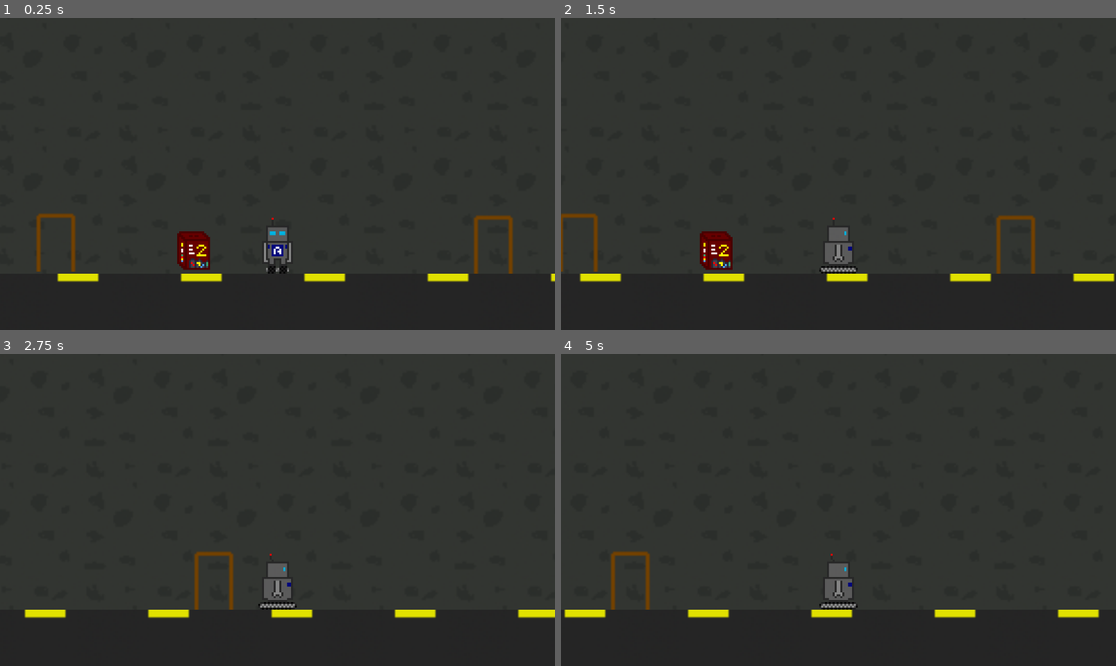
Above: before the commit, frames 1-4 (two rows, left to right).
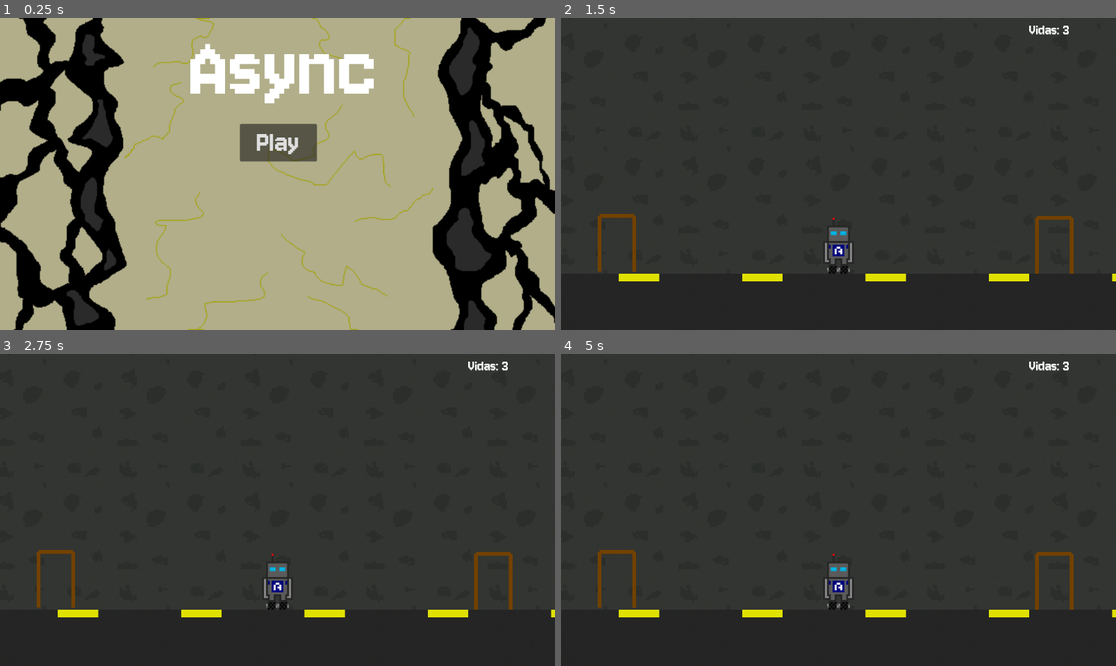
Above: after the commit, the same moments.

Repository: Letacio-Bezerra/Projeto-Games-Fiap
Game: Godot game, scene res://Scenes/menu/menu_inicial.tscn
Same seed, same stepped clock (60 frames per second), same inputs: the game is played once before the commit and once after it. Before the commit the project starts from res://Scenes/levels/level_hub.tscn.
Inputs (mouse positions are in pixels of both pictures, inside the frame that each line leads up to):
- Up to frame 1 (0.25 s): no input
- Up to frame 2 (1.5 s): click (838, 142) at 0.5 s, where only the run after the commit has a clickable "Play"; hold D (right) from 1.28 s (still down); tap E (interact) at 1.35 s
- Up to frame 3 (2.75 s): keep holding D (right); tap Space (jump) at 1.52, 2.27 s; tap Enter at 2 s; tap E (interact) at 2.1 s
- Up to frame 4 (5 s): release D (right) at 2.78 s; hold A (left) 2.78-3.53 s; tap E (interact) at 2.85, 3.6, 4.35 s; hold D (right) from 3.53 s (still down); tap Space (jump) at 3.77, 4.25, 4.52 s; tap Escape (pause, bound only after the commit) at 4.9 s

The runs differ from the first frame. In frame 1, 96% of the frame differs, in the area x 0-100%, y 0-100%; in frame 2, 4.0%; in frame 3, 2.9%; in frame 4, 3.2%.

Commit message:
alterações

Diff:
--- a/ac-1-2-tri/Scenes/collectibles/dois.tscn
+++ b/ac-1-2-tri/Scenes/collectibles/powerup/powerup_speed.tscn
@@ -1,38 +1,38 @@
 [gd_scene format=3 uid="uid://0rkkr3amh87s"]
 
-[ext_resource type="Script" uid="uid://cs3wtuhdwtc1e" path="res://Scripts/colecionaveis.gd" id="1_5jj65"]
-[ext_resource type="Texture2D" uid="uid://duscdhtm5mkto" path="res://Assets/Pixel art/colecionaveis/colecionavel_dois.png" id="2_7nw6x"]
+[ext_resource type="Script" uid="uid://dii0qcmb4b48e" path="res://Scripts/powerup_speed.gd" id="1_uow3g"]
+[ext_resource type="Texture2D" uid="uid://duscdhtm5mkto" path="res://Assets/Pixel art/colecionaveis/colecionavel_dois.png" id="2_mk7kq"]
 
 [sub_resource type="AtlasTexture" id="AtlasTexture_8rsj1"]
-atlas = ExtResource("2_7nw6x")
+atlas = ExtResource("2_mk7kq")
 region = Rect2(0, 0, 32, 32)
 
 [sub_resource type="AtlasTexture" id="AtlasTexture_b4ru6"]
-atlas = ExtResource("2_7nw6x")
+atlas = ExtResource("2_mk7kq")
 region = Rect2(32, 0, 32, 32)
 
 [sub_resource type="AtlasTexture" id="AtlasTexture_23q14"]
-atlas = ExtResource("2_7nw6x")
+atlas = ExtResource("2_mk7kq")
 region = Rect2(64, 0, 32, 32)
 
 [sub_resource type="AtlasTexture" id="AtlasTexture_ebv71"]
-atlas = ExtResource("2_7nw6x")
+atlas = ExtResource("2_mk7kq")
 region = Rect2(0, 32, 32, 32)
 
 [sub_resource type="AtlasTexture" id="AtlasTexture_ci52y"]
-atlas = ExtResource("2_7nw6x")
+atlas = ExtResource("2_mk7kq")
 region = Rect2(32, 32, 32, 32)
 
 [sub_resource type="AtlasTexture" id="AtlasTexture_lp1rh"]
-atlas = ExtResource("2_7nw6x")
+atlas = ExtResource("2_mk7kq")
 region = Rect2(64, 32, 32, 32)
 
 [sub_resource type="AtlasTexture" id="AtlasTexture_c77vn"]
-atlas = ExtResource("2_7nw6x")
+atlas = ExtResource("2_mk7kq")
 region = Rect2(0, 64, 32, 32)
 
 [sub_resource type="AtlasTexture" id="AtlasTexture_htwk6"]
-atlas = ExtResource("2_7nw6x")
+atlas = ExtResource("2_mk7kq")
 region = Rect2(32, 64, 32, 32)
 
 [sub_resource type="SpriteFrames" id="SpriteFrames_2gsyj"]
@@ -80,8 +80,8 @@
 scale_max = 4.0
 color = Color(1, 0.84313726, 0, 1)
 
-[node name="dois" type="Area2D" unique_id=549571150]
-script = ExtResource("1_5jj65")
+[node name="powerup_speed" type="Area2D" unique_id=549571150]
+script = ExtResource("1_uow3g")
 
 [node name="AnimatedSprite2D" type="AnimatedSprite2D" parent="." unique_id=869839013]
 texture_filter = 1
--- /dev/null
+++ b/ac-1-2-tri/Scenes/hud.tscn
@@ -0,0 +1,28 @@
+[gd_scene format=3 uid="uid://cj3jd1rf2be14"]
+
+[ext_resource type="FontFile" uid="uid://bnn85akxy08ce" path="res://Assets/fonts/Jersey10-Regular.ttf" id="1_e0onf"]
+[ext_resource type="Script" uid="uid://cjmku5ixm1hqn" path="res://Scripts/hud.gd" id="1_fccik"]
+
+[sub_resource type="LabelSettings" id="LabelSettings_fccik"]
+font = ExtResource("1_e0onf")
+font_size = 32
+
+[node name="hud" type="CanvasLayer" unique_id=1489425925]
+script = ExtResource("1_fccik")
+
+[node name="Control" type="Control" parent="." unique_id=1184617384]
+layout_mode = 3
+anchors_preset = 15
+anchor_right = 1.0
+anchor_bottom = 1.0
+grow_horizontal = 2
+grow_vertical = 2
+
+[node name="HealthLabel" type="Label" parent="Control" unique_id=1652654266]
+layout_mode = 0
+offset_left = 972.0
+offset_top = 8.0
+offset_right = 1023.0
+offset_bottom = 43.0
+text = "Vida:"
+label_settings = SubResource("LabelSettings_fccik")
--- a/ac-1-2-tri/Scenes/levels/level_0.tscn
+++ b/ac-1-2-tri/Scenes/levels/level_0.tscn
@@ -5,6 +5,10 @@
 [ext_resource type="PackedScene" uid="uid://yef2kcxrl77p" path="res://Scenes/door.tscn" id="3_qikqb"]
 [ext_resource type="PackedScene" uid="uid://t4eba58qrakf" path="res://Scenes/player.tscn" id="4_r44gs"]
 [ext_resource type="PackedScene" uid="uid://dthnw1ioegt41" path="res://Scenes/enemys/enemy_clark.tscn" id="5_ci66b"]
+[ext_resource type="PackedScene" uid="uid://cj3jd1rf2be14" path="res://Scenes/hud.tscn" id="6_wtmes"]
+[ext_resource type="PackedScene" uid="uid://duhe7tinigiw0" path="res://Scenes/menu/pause_menu.tscn" id="7_qikqb"]
+[ext_resource type="PackedScene" uid="uid://u5jm617hdx4s" path="res://Scenes/collectibles/cadeira.tscn" id="8_r44gs"]
+[ext_resource type="PackedScene" uid="uid://7508cx8501j6" path="res://Scenes/collectibles/hat_clark.tscn" id="9_ci66b"]
 
 [sub_resource type="TileSetAtlasSource" id="TileSetAtlasSource_pspvu"]
 texture = ExtResource("2_wtmes")
@@ -77,3 +81,13 @@
 
 [node name="Enemy_Clark" parent="." unique_id=2076807190 instance=ExtResource("5_ci66b")]
 position = Vector2(72, -32)
+
+[node name="hud" parent="." unique_id=1489425925 instance=ExtResource("6_wtmes")]
+
+[node name="pause_menu" parent="." unique_id=364659798 instance=ExtResource("7_qikqb")]
+
+[node name="Cadeira" parent="." unique_id=2124686556 instance=ExtResource("8_r44gs")]
+position = Vector2(340, -12)
+
+[node name="hat_clark" parent="." unique_id=689328562 instance=ExtResource("9_ci66b")]
+position = Vector2(162, -69)
--- a/ac-1-2-tri/Scenes/levels/level_1.tscn
+++ b/ac-1-2-tri/Scenes/levels/level_1.tscn
@@ -9,6 +9,9 @@
 [ext_resource type="PackedScene" uid="uid://t4eba58qrakf" path="res://Scenes/player.tscn" id="7_lsmp6"]
 [ext_resource type="Texture2D" uid="uid://uu3fopl2reep" path="res://Assets/Pixel art/level_run/luz_runlevel.png" id="8_xrdnt"]
 [ext_resource type="PackedScene" uid="uid://b4qct6ia0rpod" path="res://Scenes/enemys/enemy_mono_bola.tscn" id="9_wrinw"]
+[ext_resource type="PackedScene" uid="uid://cj3jd1rf2be14" path="res://Scenes/hud.tscn" id="10_s5b24"]
+[ext_resource type="PackedScene" uid="uid://duhe7tinigiw0" path="res://Scenes/menu/pause_menu.tscn" id="11_sskdo"]
+[ext_resource type="PackedScene" uid="uid://0rkkr3amh87s" path="res://Scenes/collectibles/powerup/powerup_speed.tscn" id="12_041ro"]
 
 [sub_resource type="TileSetAtlasSource" id="TileSetAtlasSource_chwpn"]
 texture = ExtResource("1_6444e")
@@ -178,3 +181,10 @@
 autoplay = "luz"
 frame = 1
 frame_progress = 0.80301154
+
+[node name="hud" parent="." unique_id=1489425925 instance=ExtResource("10_s5b24")]
+
+[node name="pause_menu" parent="." unique_id=364659798 instance=ExtResource("11_sskdo")]
+
+[node name="powerup_speed" parent="." unique_id=549571150 instance=ExtResource("12_041ro")]
+position = Vector2(-304, -13)
--- a/ac-1-2-tri/Scenes/levels/level_hub.tscn
+++ b/ac-1-2-tri/Scenes/levels/level_hub.tscn
@@ -1,12 +1,15 @@
 [gd_scene format=4 uid="uid://bqb6fhsw3n0gf"]
 
 [ext_resource type="Texture2D" uid="uid://ddxpvr1u8d5ip" path="res://Assets/Pixel art/wall_spritesheet.png" id="1_gjady"]
+[ext_resource type="Script" uid="uid://brq2t7veiqygb" path="res://Scripts/game_manager.gd" id="1_wakeg"]
 [ext_resource type="Texture2D" uid="uid://cipc7bvu7m7fl" path="res://Assets/Pixel art/SpriteSheet.png" id="2_fpj8y"]
 [ext_resource type="Texture2D" uid="uid://cqbdrwdw6puju" path="res://Assets/Pixel art/floor_spritesheet.png" id="3_axtit"]
 [ext_resource type="Texture2D" uid="uid://ckwym4bm5yudf" path="res://Assets/Pixel art/floor_spritesheet2.png" id="4_addt8"]
 [ext_resource type="PackedScene" uid="uid://yef2kcxrl77p" path="res://Scenes/door.tscn" id="5_wakeg"]
 [ext_resource type="PackedScene" uid="uid://t4eba58qrakf" path="res://Scenes/player.tscn" id="6_ejglo"]
-[ext_resource type="PackedScene" uid="uid://0rkkr3amh87s" path="res://Scenes/collectibles/dois.tscn" id="7_fpj8y"]
+[ext_resource type="PackedScene" uid="uid://cj3jd1rf2be14" path="res://Scenes/hud.tscn" id="8_axtit"]
+[ext_resource type="PackedScene" uid="uid://cghw8bjbappmy" path="res://Scenes/collectibles/six_seven.tscn" id="10_ejglo"]
+[ext_resource type="PackedScene" uid="uid://duhe7tinigiw0" path="res://Scenes/menu/pause_menu.tscn" id="10_wakeg"]
 
 [sub_resource type="TileSetAtlasSource" id="TileSetAtlasSource_0f350"]
 texture = ExtResource("1_gjady")
@@ -136,26 +139,31 @@
 [node name="levelHub" type="Node2D" unique_id=1302099579]
 texture_filter = 1
 
-[node name="level_hub" type="Node" parent="." unique_id=2062065980]
+[node name="GameManager" type="Node2D" parent="." unique_id=1873018717]
+script = ExtResource("1_wakeg")
 
-[node name="wall" type="TileMapLayer" parent="level_hub" unique_id=2116998693]
+[node name="wall" type="TileMapLayer" parent="." unique_id=2116998693]
 tile_map_data = PackedByteArray("AADi/wAAAAABAAAAAADj/wAAAAABAAAAAADk/wAAAAABAAAAAADl/wAAAAABAAAAAADm/wAAAAABAAAAAADn/w …(8016 unchanged characters)…
 tile_set = SubResource("TileSet_8c0lf")
 
-[node name="floor" type="TileMapLayer" parent="level_hub" unique_id=190787766]
+[node name="floor" type="TileMapLayer" parent="." unique_id=190787766]
 tile_map_data = PackedByteArray("AAAAAAEAAgABAAAAAAD//wEAAgAAAAAAAAD+/wEAAgABAAAAAAD9/wEAAgAAAAAAAAD8/wEAAgABAAAAAAD7/w …(15760 unchanged characters)…
 tile_set = SubResource("TileSet_81xng")
 
-[node name="Door2" parent="level_hub" unique_id=979792855 instance=ExtResource("5_wakeg")]
+[node name="Door2" parent="." unique_id=979792855 instance=ExtResource("5_wakeg")]
 position = Vector2(-92, 15)
 target_scene = "res://Scenes/levels/level_1.tscn"
 
-[node name="Door" parent="level_hub" unique_id=974652328 instance=ExtResource("5_wakeg")]
+[node name="Door" parent="." unique_id=974652328 instance=ExtResource("5_wakeg")]
 position = Vector2(135, 16)
 target_scene = "res://Scenes/levels/level_0.tscn"
 
-[node name="Player" parent="level_hub" unique_id=2086417280 instance=ExtResource("6_ejglo")]
+[node name="Player" parent="." unique_id=2086417280 instance=ExtResource("6_ejglo")]
 position = Vector2(23, 16)
 
-[node name="dois" parent="level_hub" unique_id=549571150 instance=ExtResource("7_fpj8y")]
-position = Vector2(-21, 19)
+[node name="hud" parent="." unique_id=1489425925 instance=ExtResource("8_axtit")]
+
+[node name="pause_menu" parent="." unique_id=364659798 instance=ExtResource("10_wakeg")]
+
+[node name="six_seven" parent="." unique_id=710151850 instance=ExtResource("10_ejglo")]
+position = Vector2(-1857, 18)
--- /dev/null
+++ b/ac-1-2-tri/Scenes/menu/game_over.tscn
@@ -0,0 +1,50 @@
+[gd_scene format=3 uid="uid://cb143j1c5mfb2"]
+
+[ext_resource type="Script" uid="uid://bw2fxdoipakh1" path="res://Scripts/game_over.gd" id="1_ek8ke"]
+[ext_resource type="Texture2D" uid="uid://bolavgkec6g7p" path="res://Assets/Pixel art/hud/backgrond.png" id="2_eoghk"]
+[ext_resource type="FontFile" uid="uid://bnn85akxy08ce" path="res://Assets/fonts/Jersey10-Regular.ttf" id="3_14u15"]
+
+[sub_resource type="LabelSettings" id="LabelSettings_j3ryr"]
+font = ExtResource("3_14u15")
+font_size = 96
+
+[node name="game_over" type="Control" unique_id=1501174486]
+layout_mode = 3
+anchors_preset = 15
+anchor_right = 1.0
+anchor_bottom = 1.0
+grow_horizontal = 2
+grow_vertical = 2
+script = ExtResource("1_ek8ke")
+
+[node name="TextureRect" type="TextureRect" parent="." unique_id=1780980047]
+layout_mode = 1
+anchors_preset = 15
+anchor_right = 1.0
+anchor_bottom = 1.0
+grow_horizontal = 2
+grow_vertical = 2
+texture = ExtResource("2_eoghk")
+
+[node name="GameOverLabel" type="Label" parent="." unique_id=1427380791]
+layout_mode = 0
+offset_left = 338.0
+offset_top = 54.0
+offset_right = 842.0
+offset_bottom = 265.0
+text = "Você Morreu
+kkkkkkkkkkkkkk"
+label_settings = SubResource("LabelSettings_j3ryr")
+horizontal_alignment = 1
+
+[node name="TentarNovamenteButton" type="Button" parent="." unique_id=766403838]
+layout_mode = 0
+offset_left = 374.0
+offset_top = 342.0
+offset_right = 797.0
+offset_bottom = 420.0
+theme_override_fonts/font = ExtResource("3_14u15")
+theme_override_font_sizes/font_size = 64
+text = "Tentar novamente"
+
+[connection signal="pressed" from="TentarNovamenteButton" to="." method="_on_tentar_novamente_button_pressed"]
--- /dev/null
+++ b/ac-1-2-tri/Scenes/menu/menu_inicial.tscn
@@ -0,0 +1,53 @@
+[gd_scene format=3 uid="uid://dsvehvxmdvh8g"]
+
+[ext_resource type="Script" uid="uid://7rr6qmiitmit" path="res://Scripts/menu_inicial.gd" id="1_e4d8p"]
+[ext_resource type="Texture2D" uid="uid://bolavgkec6g7p" path="res://Assets/Pixel art/hud/backgrond.png" id="1_r68fw"]
+[ext_resource type="FontFile" uid="uid://bnn85akxy08ce" path="res://Assets/fonts/Jersey10-Regular.ttf" id="2_envsn"]
+[ext_resource type="Texture2D" uid="uid://bg3tx8bplgmoc" path="res://Assets/Pixel art/hud/play_buttom.png" id="3_envsn"]
+
+[sub_resource type="LabelSettings" id="LabelSettings_e4d8p"]
+font = ExtResource("2_envsn")
+font_size = 192
+
+[sub_resource type="StyleBoxTexture" id="StyleBoxTexture_e4d8p"]
+texture = ExtResource("3_envsn")
+
+[node name="menuInicial" type="Control" unique_id=1604255185]
+layout_mode = 3
+anchors_preset = 15
+anchor_right = 1.0
+anchor_bottom = 1.0
+grow_horizontal = 2
+grow_vertical = 2
+script = ExtResource("1_e4d8p")
+
+[node name="GameBackground" type="TextureRect" parent="." unique_id=448278179]
+layout_mode = 1
+anchors_preset = 15
+anchor_right = 1.0
+anchor_bottom = 1.0
+grow_horizontal = 2
+grow_vertical = 2
+texture = ExtResource("1_r68fw")
+
+[node name="TituloJogoLabelLabel" type="Label" parent="." unique_id=226337476]
+layout_mode = 0
+offset_left = 395.0
+offset_top = 2.0
+offset_right = 786.0
+offset_bottom = 209.0
+text = "Async"
+label_settings = SubResource("LabelSettings_e4d8p")
+
+[node name="JogarButton" type="Button" parent="." unique_id=1459899587]
+layout_mode = 0
+offset_left = 498.0
+offset_top = 220.0
+offset_right = 658.0
+offset_bottom = 273.0
+theme_override_fonts/font = ExtResource("2_envsn")
+theme_override_font_sizes/font_size = 64
+theme_override_styles/normal_mirrored = SubResource("StyleBoxTexture_e4d8p")
+text = "Play"
+
+[connection signal="pressed" from="JogarButton" to="." method="_on_jogar_button_pressed"]
--- /dev/null
+++ b/ac-1-2-tri/Scenes/menu/pause_menu.tscn
@@ -0,0 +1,61 @@
+[gd_scene format=3 uid="uid://duhe7tinigiw0"]
+
+[ext_resource type="FontFile" uid="uid://bnn85akxy08ce" path="res://Assets/fonts/Jersey10-Regular.ttf" id="1_8ipe3"]
+[ext_resource type="Script" uid="uid://cbvjkb7hkrgmf" path="res://Scripts/pause_menu.gd" id="1_d8c1n"]
+
+[node name="pause_menu" type="CanvasLayer" unique_id=364659798]
+process_mode = 3
+script = ExtResource("1_d8c1n")
+
+[node name="Control" type="Control" parent="." unique_id=266405409]
+layout_mode = 3
+anchors_preset = 15
+anchor_right = 1.0
+anchor_bottom = 1.0
+grow_horizontal = 2
+grow_vertical = 2
+
+[node name="PauseBackground" type="ColorRect" parent="Control" unique_id=1235577705]
+layout_mode = 1
+anchors_preset = 15
+anchor_right = 1.0
+anchor_bottom = 1.0
+grow_horizontal = 2
+grow_vertical = 2
+color = Color(0, 0, 0, 0.27450982)
+
+[node name="Pausado" type="Label" parent="Control" unique_id=908316418]
+layout_mode = 0
+offset_left = 254.0
+offset_top = 49.0
+offset_right = 923.0
+offset_bottom = 153.0
+theme_override_fonts/font = ExtResource("1_8ipe3")
+theme_override_font_sizes/font_size = 96
+text = "Você Pausou o Jogo"
+horizontal_alignment = 1
+vertical_alignment = 1
+
+[node name="Continuar" type="Button" parent="Control" unique_id=694375450]
+layout_mode = 0
+offset_left = 451.0
+offset_top = 215.0
+offset_right = 717.0
+offset_bottom = 293.0
+theme_override_fonts/font = ExtResource("1_8ipe3")
+theme_override_font_sizes/font_size = 64
+text = "Continuar"
+metadata/_edit_use_anchors_ = true
+
+[node name="Menu Principal" type="Button" parent="Control" unique_id=256262998]
+layout_mode = 0
+offset_left = 408.0
+offset_top = 310.0
+offset_right = 770.0
+offset_bottom = 388.0
+theme_override_fonts/font = ExtResource("1_8ipe3")
+theme_override_font_sizes/font_size = 64
+text = "Menu Principal"
+
+[connection signal="pressed" from="Control/Continuar" to="." method="_on_continuar_pressed"]
+[connection signal="pressed" from="Control/Menu Principal" to="." method="_on_menu_principal_pressed"]
--- a/ac-1-2-tri/Scripts/Player.gd
+++ b/ac-1-2-tri/Scripts/Player.gd
@@ -1,12 +1,22 @@
 extends CharacterBody2D
 
 @onready var animated_sprite_2d: AnimatedSprite2D = $AnimatedSprite2D
+# variável de referência à HUD
+@onready var hud: CanvasLayer = $"../hud"
+@onready var spawn_point: Marker2D = $"../SpawnPoint"
 
 signal died # GameManager resetar fase, HUD mostrar tela de morte
 signal health_changed(new_health) # HUD atualizar corações
 
-const SPEED = 100.0
+var SPEED = 100.0
 const JUMP_VELOCITY = -400.0
+
+# velocidade durante o power-up
+const SPEED_BOOST = 200.0
+# segundos de duração
+const BOOST_DURATION = 5.0
+# variável que controla quando o power-up está ativado ou não
+var boosted = false
 
 
 func _physics_process(delta: float) -> void:
@@ -45,8 +55,31 @@
 	move_and_slide()
 
 func die():
-# get_tree() — acessa o SceneTree, que é o gerenciador geral do jogo.
-# É por ele que você controla cenas, pausa o jogo, fecha o jogo, etc.
-# .reload_current_scene() — reinicia a cena atual do zero, como se
-# você tivesse fechado e reaberto ela.
-	get_tree().reload_current_scene()
+	tomar_dano(1)
+# função que recebe a quantidade de dano via parâmetro e aplica à vidas
+func tomar_dano(dano:int) -> void:
+	GameManager.vidas -= dano
+	if GameManager.vidas <= 0:
+		get_tree().change_scene_to_file("res://Scenes/menu/game_over.tscn")
+	else:
+		respawn()
+	hud.atualizar_vidas()
+
+func respawn() -> void:
+	position = spawn_point.position
+
+# função que aplica o aumento de velocidade
+func apply_speed_boost() -> void:
+	if boosted:
+		return
+	boosted = true
+	SPEED = SPEED_BOOST
+	await get_tree().create_timer(BOOST_DURATION).timeout
+	SPEED = 100
+	boosted = false
+
+
+func _on_powerup_speed_speed_collected(body: Variant) -> void:
+	if body.has_method("apply_speed_boost"):
+		body.apply_speed_boost()
+	pass # Replace with function body.
--- /dev/null
+++ b/ac-1-2-tri/Scripts/game_manager.gd
@@ -0,0 +1,13 @@
+extends Node2D
+
+# variável para controlar as vidas
+var vidas: int = 3
+
+# Called when the node enters the scene tree for the first time.
+func _ready() -> void:
+	pass # Replace with function body.
+
+
+# Called every frame. 'delta' is the elapsed time since the previous frame.
+func _process(delta: float) -> void:
+	pass
--- /dev/null
+++ b/ac-1-2-tri/Scripts/game_over.gd
@@ -0,0 +1,10 @@
+extends Control
+
+@onready var tentar_novamente_button: Button = $TentarNovamenteButton
+
+# Called when the node enters the scene tree for the first time.
+func _ready() -> void:
+	tentar_novamente_button.pressed.connect(_on_tentar_novamente_button_pressed)
+
+func _on_tentar_novamente_button_pressed() -> void:
+	get_tree().change_scene_to_file("res://Scenes/levels/level_hub.tscn")
--- /dev/null
+++ b/ac-1-2-tri/Scripts/hud.gd
@@ -0,0 +1,10 @@
+# Arquivo hud.gd
+extends CanvasLayer
+# variável referenciando a label de vidas
+@onready var health_label: Label = $Control/HealthLabel
+# Quando carregar na cena, chamar a função atualizar_vidas()
+func _ready() -> void:
+	atualizar_vidas()
+# função que atualiza a label para o valor da variável vidas no GameManager
+func atualizar_vidas() -> void:
+	health_label.text = "Vidas: " + str(GameManager.vidas)
--- /dev/null
+++ b/ac-1-2-tri/Scripts/menu_inicial.gd
@@ -0,0 +1,10 @@
+extends Control
+
+@onready var jogar_button: Button = $JogarButton
+
+# Called when the node enters the scene tree for the first time.
+func _ready() -> void:
+	jogar_button.pressed.connect(_on_jogar_button_pressed)
+
+func _on_jogar_button_pressed() -> void:
+	get_tree().change_scene_to_file("res://Scenes/levels/level_hub.tscn")
--- /dev/null
+++ b/ac-1-2-tri/Scripts/pause_menu.gd
@@ -0,0 +1,31 @@
+extends CanvasLayer
+
+@onready var continuar: Button = $Control/Continuar
+@onready var menu_principal: Button = $"Control/Menu Principal"
+
+# Called when the node enters the scene tree for the first time.
+func _ready() -> void:
+	hide()
+
+# função para abrir o menu ou fechar o menu quando pressionar
+# a tecla cadastrada como pause
+func _input(event) -> void:
+	if event.is_action_pressed("pause"):
+		if get_tree().paused:
+			hide()
+			get_tree().paused = false
+		else:
+			show()
+	get_tree().paused = true
+
+# função que executa quando o botão Continuar é clicado, removendo
+# o estado de pause da cena para voltar o jogo e escondendo o menu
+func _on_continuar_pressed() -> void:
+	hide()
+	get_tree().paused = false
+
+# função que executa quando o botão Menu Inicial é clicado,
+# removendo o pause do jogo e mudando para a tela do menu inicial
+func _on_menu_principal_pressed() -> void:
+	get_tree().paused = false
+	get_tree().change_scene_to_file("res://Scenes/menu/menu_inicial.tscn")
--- /dev/null
+++ b/ac-1-2-tri/Scripts/powerup_speed.gd
@@ -0,0 +1,28 @@
+# Arquivo: powerup_speed.gd
+extends Area2D
+# sinal speed_collected criado já com o parâmetro body, que será
+# enviado junto ao sinal ao ser emitido, informando o nó que ouvir este sinal
+# todas as informações sobre o nó que entrou naquela área
+signal speed_collected(body)
+# Cria as variáveis que referenciam o nó de Partículas, Sprite2D e CollisionShape
+@onready var particles: GPUParticles2D = $Particles
+@onready var animated_sprite_2d: AnimatedSprite2D = $AnimatedSprite2D
+@onready var collision_shape_2d: CollisionShape2D = $CollisionShape2D
+
+func _on_body_entered(body: Node2D) -> void:
+	# recebe o próprio player como argumento, assim quem receber o sinal
+	# tem acesso à todas as propriedades e métodos do player
+	if body.name == "Player":
+		# emite o sinal passando para quem receber o body, que será o meio de
+		# Emite o sinal
+		speed_collected.emit(body)
+		# Deixa o coletável invisível
+		animated_sprite_2d.visible = false
+		# desabilita o colisor
+		collision_shape_2d.set_deferred("disabled", true)
+		# Ativa as partículas
+		particles.emitting = true
+		# aguarda as partículas finalizarem
+		await particles.finished
+		# exclui o coletável da cena
+		queue_free()
--- a/ac-1-2-tri/project.godot
+++ b/ac-1-2-tri/project.godot
@@ -11,9 +11,13 @@
 [application]
 
 config/name="ac1-2tri"
-run/main_scene="uid://bqb6fhsw3n0gf"
+run/main_scene="uid://dsvehvxmdvh8g"
 config/features=PackedStringArray("4.6", "GL Compatibility")
 config/icon="res://icon.svg"
+
+[autoload]
+
+GameManager="*uid://brq2t7veiqygb"
 
 [global_group]
 
@@ -45,6 +49,11 @@
 "events": [Object(InputEventKey,"resource_local_to_scene":false,"resource_name":"","device":-1,"window_id":0,"alt_press …(192 unchanged characters)…
 ]
 }
+pause={
+"deadzone": 0.2,
+"events": [Object(InputEventKey,"resource_local_to_scene":false,"resource_name":"","device":0,"window_id":0,"alt_pressed":false,"shift_pressed":false,"ctrl_pressed":false,"meta_pressed":false,"pressed":false,"keycode":0,"physical_keycode":4194305,"key_label":0,"unicode":0,"location":0,"echo":false,"script":null)
+]
+}
 
 [physics]
 
Binary file added: ac-1-2-tri/Assets/Pixel art/hud/backgrond.png
Not shown, added: ac-1-2-tri/Assets/Pixel art/hud/backgrond.png.import
Binary file added: ac-1-2-tri/Assets/fonts/Jersey10-Regular.ttf
Not shown, added: ac-1-2-tri/Assets/fonts/Jersey10-Regular.ttf.import
Not shown, added: ac-1-2-tri/Assets/fonts/OFL.txt
Not shown, added: ac-1-2-tri/Scripts/game_manager.gd.uid
Not shown, added: ac-1-2-tri/Scripts/game_over.gd.uid
Not shown, added: ac-1-2-tri/Scripts/hud.gd.uid
Not shown, added: ac-1-2-tri/Scripts/menu_inicial.gd.uid
Not shown, added: ac-1-2-tri/Scripts/pause_menu.gd.uid
Not shown, added: ac-1-2-tri/Scripts/powerup_speed.gd.uid
